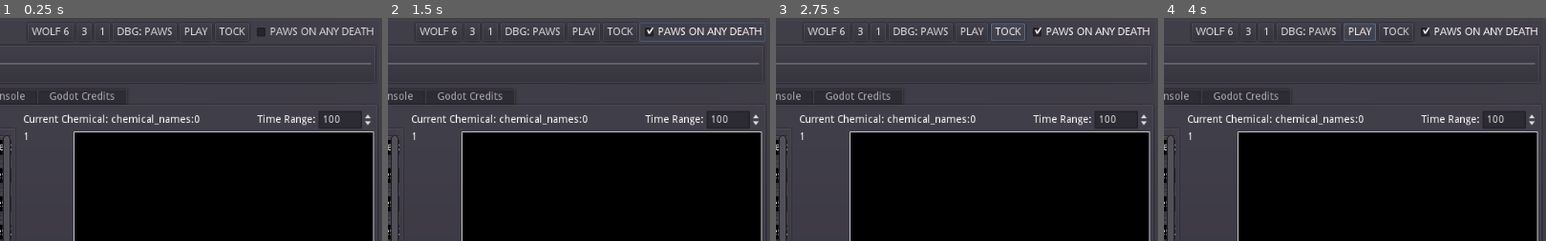
Above: before the commit, frames 1-4 (left to right).
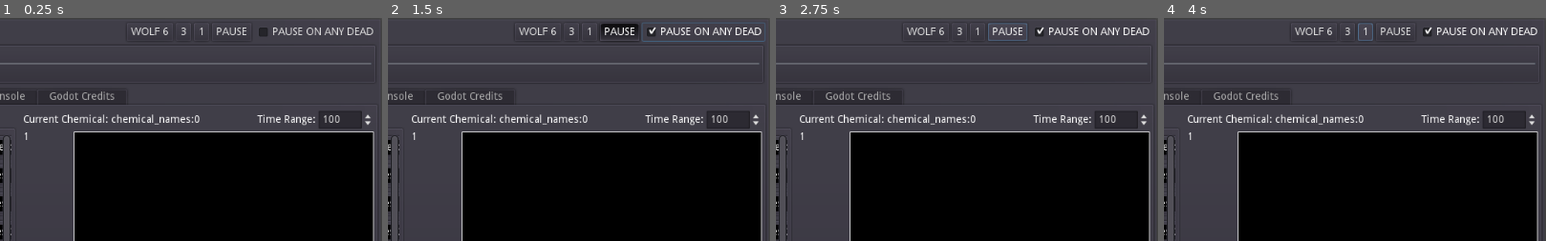
Above: after the commit, the same moments.

Repository: 20kdc/c3ds-projects
Game: Godot game, scene res://entry.tscn
The game is run twice, just before and just after one commit, with the same random seed, the same clock (stepped at 60 frames per second) and the same inputs.
Inputs (mouse positions are % of the whole screen's width and height, from its top left):
- Up to frame 1 (0.25 s): no input
- Up to frame 2 (1.5 s): click "DBG: PAWS" (after the commit: "PAUSE") at 0.5 s; click "PAWS ON ANY DEATH" (after the commit: "PAUSE ON ANY DEAD") at 1.25 s
- Up to frame 3 (2.75 s): click (80, 3) at 2 s, where only the run before the commit has a clickable "TOCK"
- Up to frame 4 (4 s): click (76, 3) at 2.75 s, where only the run before the commit has a clickable "PLAY"; click (76, 3) at 3.5 s, where only the run before the commit has a clickable "PLAY"
The pictures show only the part of the screen within x 50-100%, y 0-50%; the shares and areas given below are measured in that part.

The runs differ from the first frame. In frame 1, 1.5% of the frame differs, in the area x 8-98%, y 2-10%; in frame 2, 1.8%, in the area x 8-98%, y 2-11%; in frame 3, 1.6%; in frame 4, 1.6%.

Commit message:
Avoid DBG: PAWS crashes & avoid assuming caosprox failures are game-side failures

Diff:
--- a/creature-monitor-gd/entry.tscn
+++ b/creature-monitor-gd/entry.tscn
@@ -38,63 +38,49 @@
 
 [node name="Control" type="Control" parent="VBoxContainer/HBoxContainer"]
 margin_left = 144.0
-margin_right = 538.0
+margin_right = 671.0
 margin_bottom = 24.0
 size_flags_horizontal = 3
 
 [node name="Button4" type="Button" parent="VBoxContainer/HBoxContainer"]
-margin_left = 542.0
-margin_right = 604.0
+margin_left = 675.0
+margin_right = 737.0
 margin_bottom = 24.0
 text = "WOLF 6"
 script = ExtResource( 6 )
 caos = "outv wolf 0 6"
 
 [node name="Button5" type="Button" parent="VBoxContainer/HBoxContainer"]
-margin_left = 608.0
-margin_right = 628.0
+margin_left = 741.0
+margin_right = 761.0
 margin_bottom = 24.0
 text = "3"
 script = ExtResource( 6 )
 caos = "outv wolf 0 3"
 
 [node name="Button6" type="Button" parent="VBoxContainer/HBoxContainer"]
-margin_left = 632.0
-margin_right = 652.0
+margin_left = 765.0
+margin_right = 785.0
 margin_bottom = 24.0
 text = "1"
 script = ExtResource( 6 )
 caos = "outv wolf 0 1"
 
 [node name="dbg_paws" type="Button" parent="VBoxContainer/HBoxContainer"]
-margin_left = 656.0
-margin_right = 742.0
+margin_left = 789.0
+margin_right = 842.0
 margin_bottom = 24.0
-text = "DBG: PAWS"
+toggle_mode = true
+text = "PAUSE"
 script = ExtResource( 6 )
-caos = "dbg: paws"
-
-[node name="Button2" type="Button" parent="VBoxContainer/HBoxContainer"]
-margin_left = 746.0
-margin_right = 789.0
-margin_bottom = 24.0
-text = "PLAY"
-script = ExtResource( 6 )
-caos = "dbg: play"
-
-[node name="Button3" type="Button" parent="VBoxContainer/HBoxContainer"]
-margin_left = 793.0
-margin_right = 839.0
-margin_bottom = 24.0
-text = "TOCK"
-script = ExtResource( 6 )
-caos = "dbg: tock"
+caos = "enum 0 0 0 paus 1 next wpau 1"
+caos_release = "enum 0 0 0 paus 0 next wpau 0"
 
 [node name="halt_on_death" type="CheckBox" parent="VBoxContainer/HBoxContainer"]
-margin_left = 843.0
+margin_left = 846.0
 margin_right = 1010.0
 margin_bottom = 24.0
-text = "PAWS ON ANY DEATH"
+text = "PAUSE ON ANY DEAD"
 script = ExtResource( 7 )
 
 [node name="Creatures" parent="VBoxContainer" instance=ExtResource( 3 )]
--- a/creature-monitor-gd/lib/caos_macro_button.gd
+++ b/creature-monitor-gd/lib/caos_macro_button.gd
@@ -3,6 +3,7 @@
 var req: CPXRequest
 
 export var caos = ""
+export var caos_release = ""
 
 func _process(_delta):
 	if req != null:
@@ -10,5 +11,14 @@
 			req = null
 
 func _pressed():
-	if req == null:
-		req = CPXRequest.new(CPXRequest.from_caos(caos))
+	if not toggle_mode:
+		if req == null:
+			req = CPXRequest.new(CPXRequest.from_caos(caos))
+
+func _toggled(button_pressed):
+	if toggle_mode:
+		if req == null:
+			if button_pressed:
+				req = CPXRequest.new(CPXRequest.from_caos(caos))
+			else:
+				req = CPXRequest.new(CPXRequest.from_caos(caos_release))
--- a/creature-monitor-gd/lib/cpx_request.gd
+++ b/creature-monitor-gd/lib/cpx_request.gd
@@ -37,6 +37,12 @@
 	result_error_internal = true
 	state = STATE_FINISHED
 
+func _finish_metadata():
+	state = STATE_FINISHED
+	if result_code != 0:
+		if result_str().begins_with("caosprox: "):
+			result_error_internal = true
+
 # True == done!
 func poll() -> bool:
 	if state == STATE_FINISHED:
@@ -58,7 +64,7 @@
 				if result_read_remainder > 0:
 					state = STATE_READBACK
 				else:
-					state = STATE_FINISHED
+					_finish_metadata()
 		elif spt.get_status() == StreamPeerTCP.STATUS_ERROR:
 			_internal_error("client: connection error")
 	elif state == STATE_READBACK:
@@ -72,7 +78,7 @@
 				result.append_array(res_data)
 				result_read_remainder -= len(res_data)
 				if result_read_remainder == 0:
-					state = STATE_FINISHED
+					_finish_metadata()
 		elif spt.get_status() == StreamPeerTCP.STATUS_ERROR:
 			_internal_error("client: connection error")
 	return state == STATE_FINISHED
